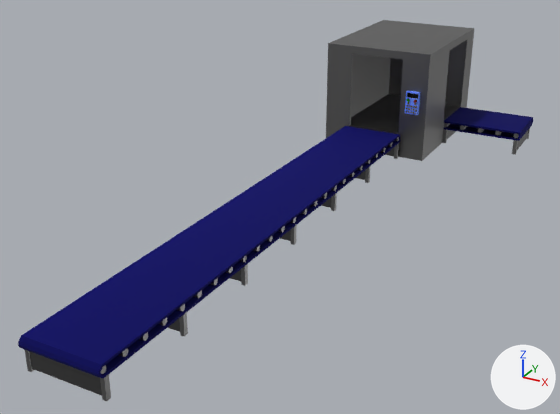
Renders of the FBX model Assets/Art/Enviroment/Objects/SM_Prop_ConveyorBelt.fbx from each side of a commit.
The view is the same before and after, from a camera (50 mm lens) standing at (9.47, -23.88, 9.09) and looking at (-0.05, -6.57, 0.44). Lighting does not change. The marker at lower right points along +X, +Y and +Z. The first picture is the older version. Where no turn or scale is listed for an object, it has been applied to the vertices.

The scene before the commit, as lines of its bpy script (objects in view):
```python
me_cube_003 = bpy.data.meshes.new('Cube.003')
me_cube_003.from_pydata(...)  # 1002 vertices, 720 faces; spans x -1.8..4.5, y -15.2..5.0, z 0.0..3.6
# faces by material slot: [272, 448]
me_cube_003.materials.append(mat_m_roughness)  # picture img_atlas_png
me_cube_003.materials.append(mat_m_metallic)  # picture img_atlas_png
ob_sm_prop_conveyorbelt = bpy.data.objects.new('SM_Prop_ConveyorBelt', me_cube_003)
ob_sm_prop_conveyorbelt.location = (0.0, 0.0, 0.0)
```
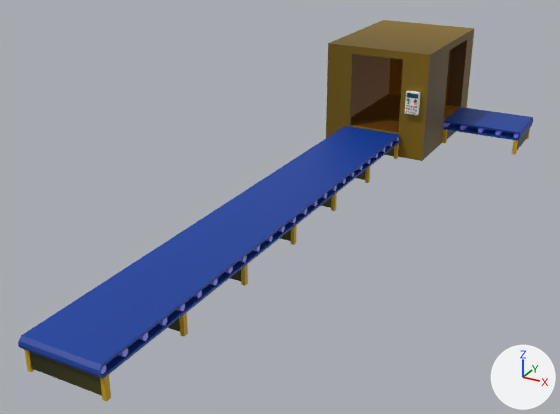
Where the newer file only moved an object's origin or applied its transform, the numbers keep the older frame.

Edits to the bpy script that builds the scene:
```text
Add img_atlas_02_png:
    img_atlas_02_png = load_image('ATLAS_02.png', '_unpacked/ATLAS_02.png', 2600, 1643, 'sRGB')
Add mat_m_basic02:
    mat_m_basic02 = principled_material('M_Basic02')
    mat_m_basic02.texture = img_atlas_02_png  # with its transparency
Change me_cube_003:
    where me_cube_003.from_pydata(...)  # 1002 vertices, 720 faces; spans x -1.8..4.5, y -15.2..5.0, z 0.0..3.6
    used by ob_sm_prop_conveyorbelt; location = (0.0, 0.0, 0.0)
    me_cube_003 part 1: all 272 faces that had it switch from mat_m_roughness (picture img_atlas_png) to mat_m_basic02 (picture img_atlas_02_png)
    me_cube_003 part 2: all 448 faces that had it switch from mat_m_metallic (picture img_atlas_png) to mat_m_basic02 (picture img_atlas_02_png)
    me_cube_003 part 3: texture (UV) coordinates of 720 of 720 faces, centred in x -1.8..4.5, y -15.2..5.0, z 0.0..3.6, changed; they spanned u 0.07..0.98, v 0.01..0.96 and now span u 0.02..0.95, v 0.2..0.83
```

Boxes (x1, y1, x2, y2) around the edits, measured in the pictures (560 x 414 px):
'SM_Prop_ConveyorBelt', recoloured, surface changed: (18, 20, 533, 401) in both
part 1 of me_cube_003, recoloured (lighter): (18, 91, 533, 378) in both
part 2 of me_cube_003, recoloured: (24, 20, 530, 401) in both
part 3 of me_cube_003, surface changed: (18, 20, 533, 401) in both
